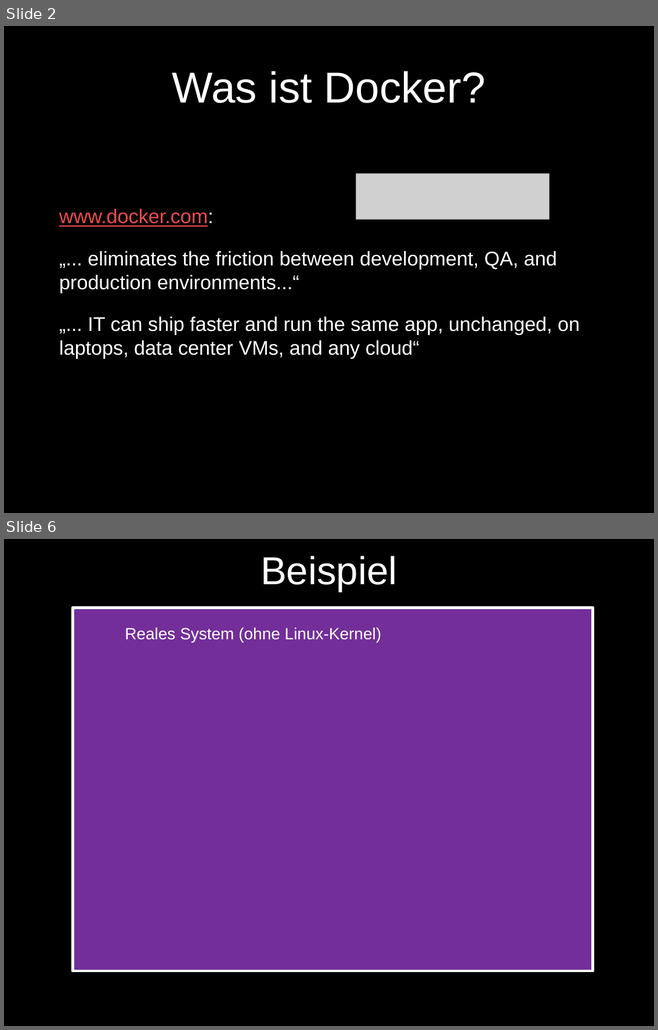
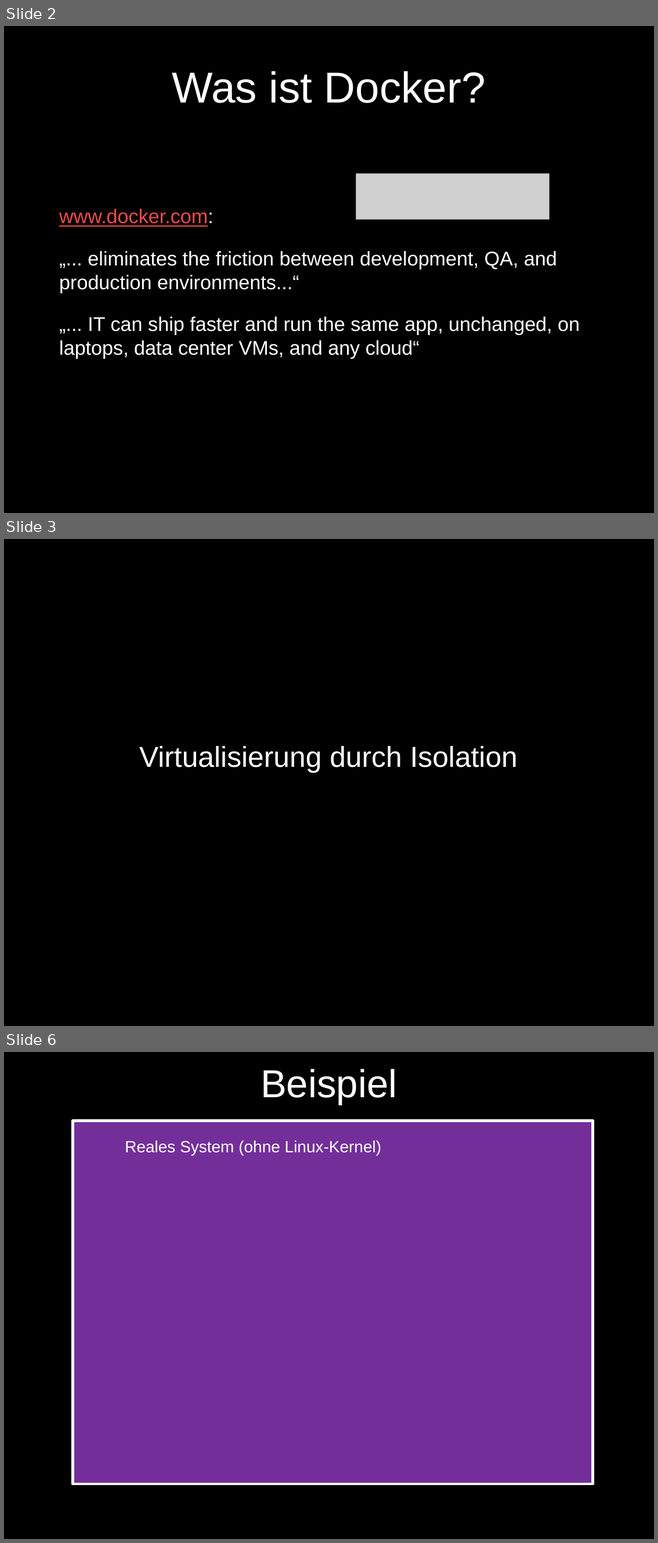
Before and after one commit to ra1f/docker-intro, a slide deck: DockerIntro.pptx. Shown one above the other, each under a label of ours: slides 2 and 6 before the commit, slides 2, 3 and 6 after it; the slides between them are not shown. The pictures are 658x1030 and 658x1543 pixels, drawn with LibreOffice and Linux fonts; fonts in the diff are those of the drawing; grey boxes stand for pictures; background and template pictures are left out. Boxes give left, top, right and bottom in pixels: in the first picture for what was removed or moved away, otherwise in the second. Text is boxed around its words. In the diff, an @@ line names an element or a change of style, - is before the commit and + after.

```diff
--- a/DockerIntro.pptx
+++ b/DockerIntro.pptx
@@ slide 3 added at (4,539,654,1026), background picture (left out) @@
@@ text added at (139,746,517,773), 32 pt, text #FFFFFF @@
+Virtualisierung durch Isolation
```
Also in this commit, not shown: 4 slides changed, 2 other slides added, 2 slides removed.
